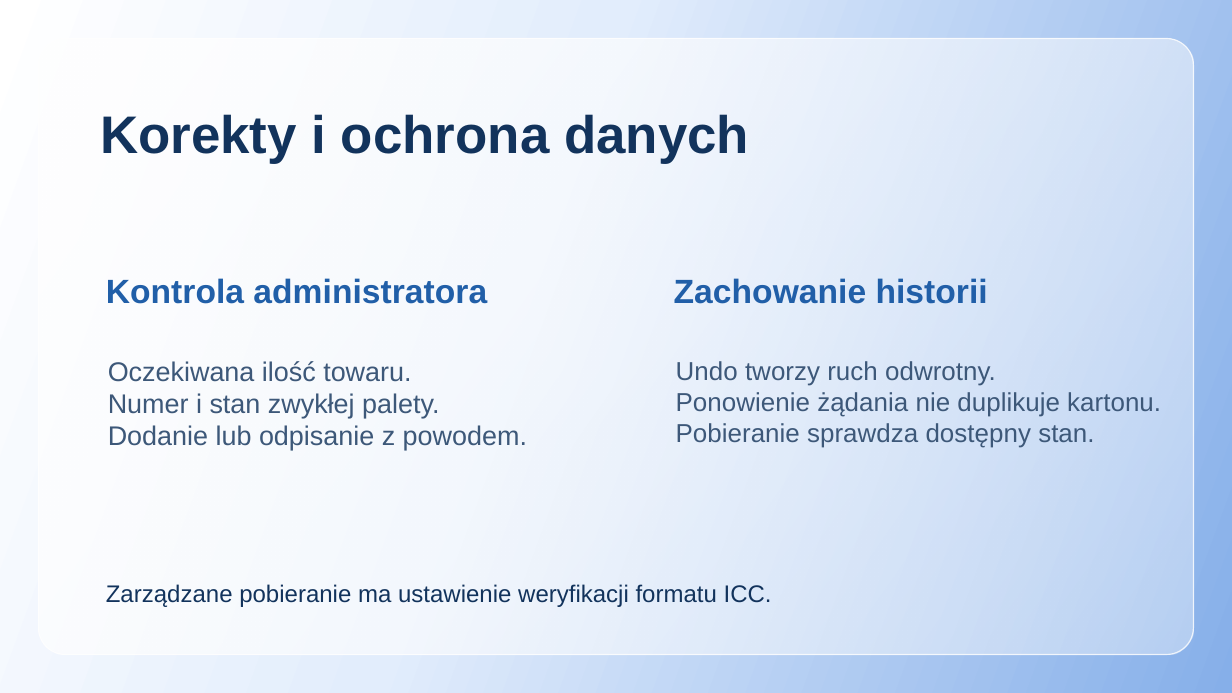
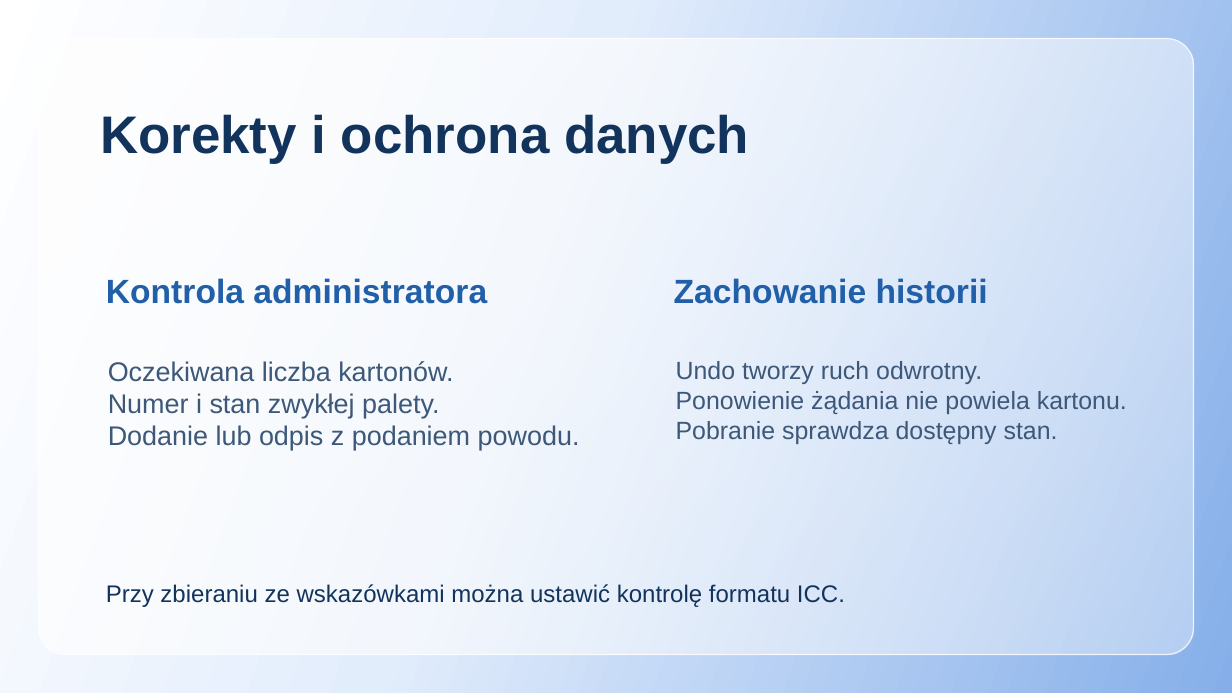
Before and after one commit to Van1shjod/warehouse_sort, a slide deck: slide 18 of presentation-pl.pptx. Drawn at 1232x693 pixels with LibreOffice and Linux fonts; fonts in the diff are those of the drawing. Boxes give left, top, right and bottom in pixels: in the first picture for what was removed or moved away, otherwise in the second. Text is boxed around its words. In the diff, an @@ line names an element or a change of style, - is before the commit and + after.

```diff
--- a/presentation-pl.pptx
+++ b/presentation-pl.pptx
@@ text at box(108, 361, 453, 382): text changed @@
-Oczekiwana ilość towaru.
+Oczekiwana liczba kartonów.
@@ text at box(676, 361, 982, 384): size 20.2 to 19.5 pt in "Undo tworzy ruch odwrotny." @@
@@ text at box(676, 391, 1127, 444): text changed; size 20.2 to 19.5 pt @@
-Ponowienie żądania nie duplikuje kartonu.
-Pobieranie sprawdza dostępny stan.
+Ponowienie żądania nie powiela kartonu.
+Pobranie sprawdza dostępny stan.
@@ text at box(108, 425, 580, 450): text changed @@
-Dodanie lub odpisanie z powodem.
+Dodanie lub odpis z podaniem powodu.
@@ text at box(106, 584, 845, 607): text changed @@
-Zarządzane pobieranie ma ustawienie weryfikacji formatu ICC.
+Przy zbieraniu ze wskazówkami można ustawić kontrolę formatu ICC.
```
Also in this commit, not shown: 18 other slides changed, 3 other files.
